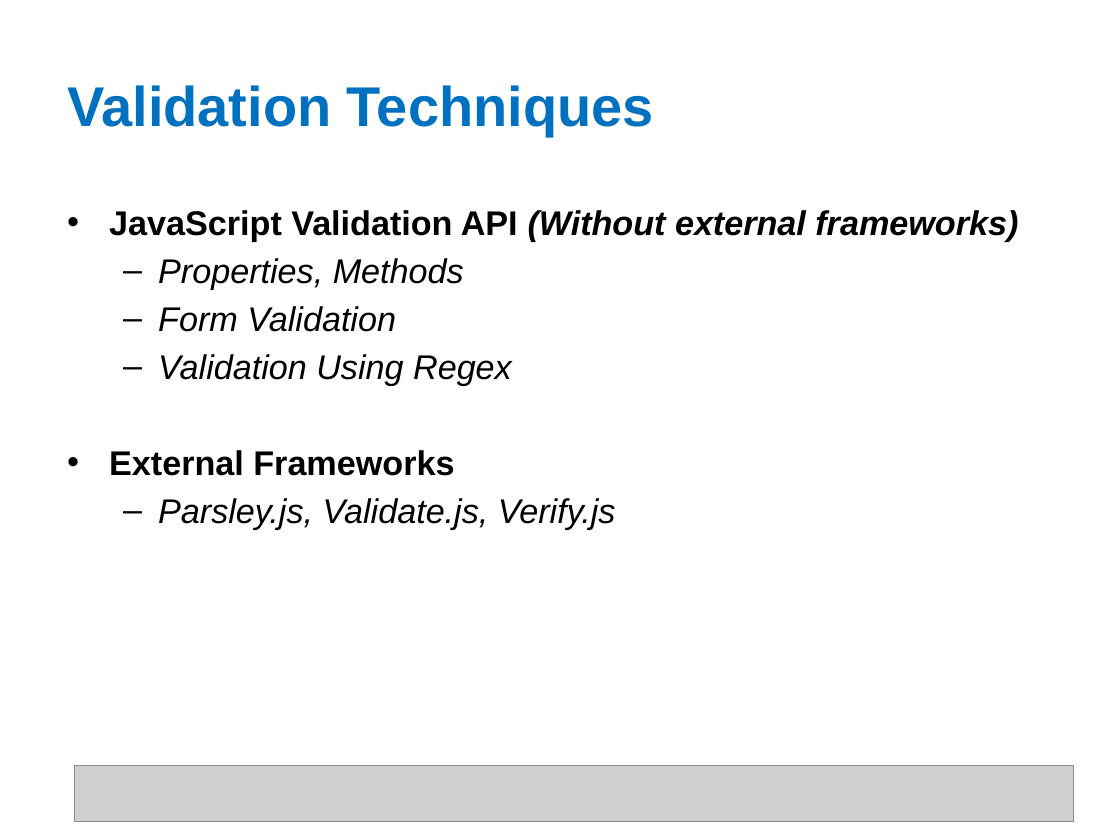
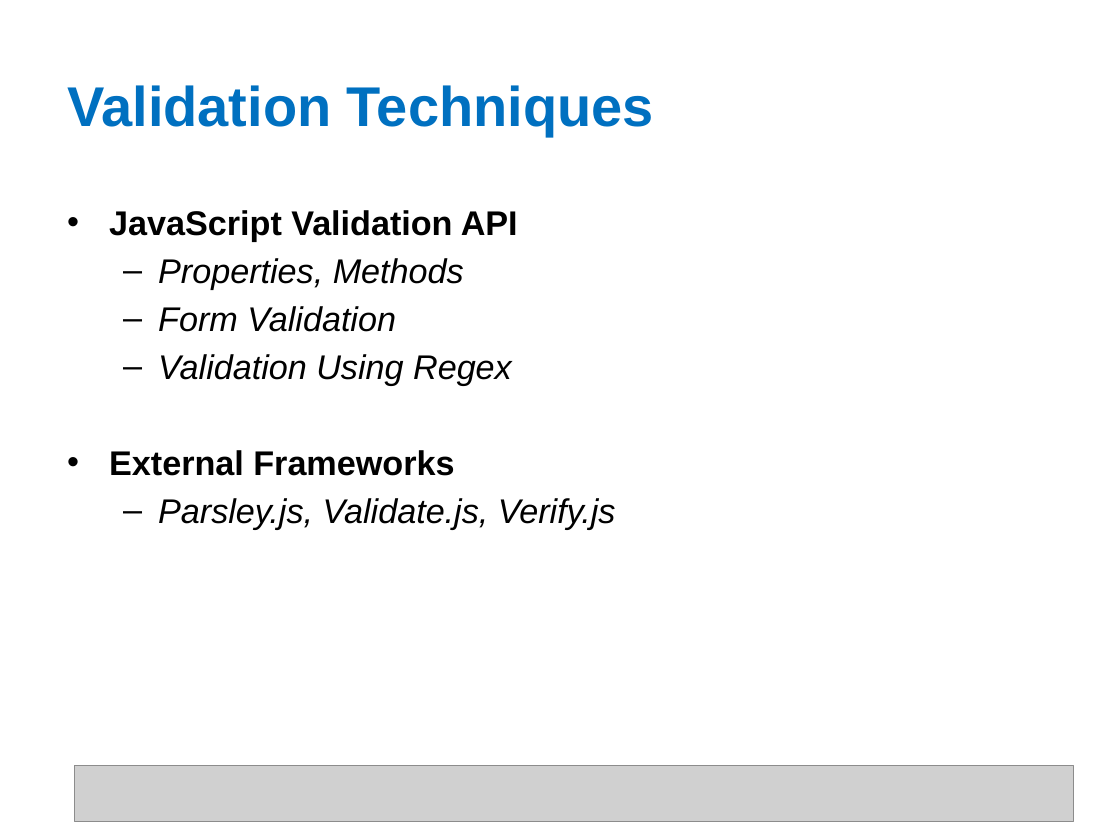
Before and after one commit to shyamTum/JavaScript, a slide deck: slide 28 of Final.pptx. Drawn at 1120x840 pixels with LibreOffice and Linux fonts; fonts in the diff are those of the drawing; grey boxes stand for pictures. Boxes give left, top, right and bottom in pixels: in the first picture for what was removed or moved away, otherwise in the second. Text is boxed around its words. In the diff, an @@ line names an element or a change of style, - is before the commit and + after.

```diff
--- a/Final.pptx
+++ b/Final.pptx
@@ text at [109, 210, 518, 242]: text changed; italic off @@
-• JavaScript Validation API (Without external frameworks)
+• JavaScript Validation API
```
Also in this commit, not shown: 4 other slides changed, 1 other file.
